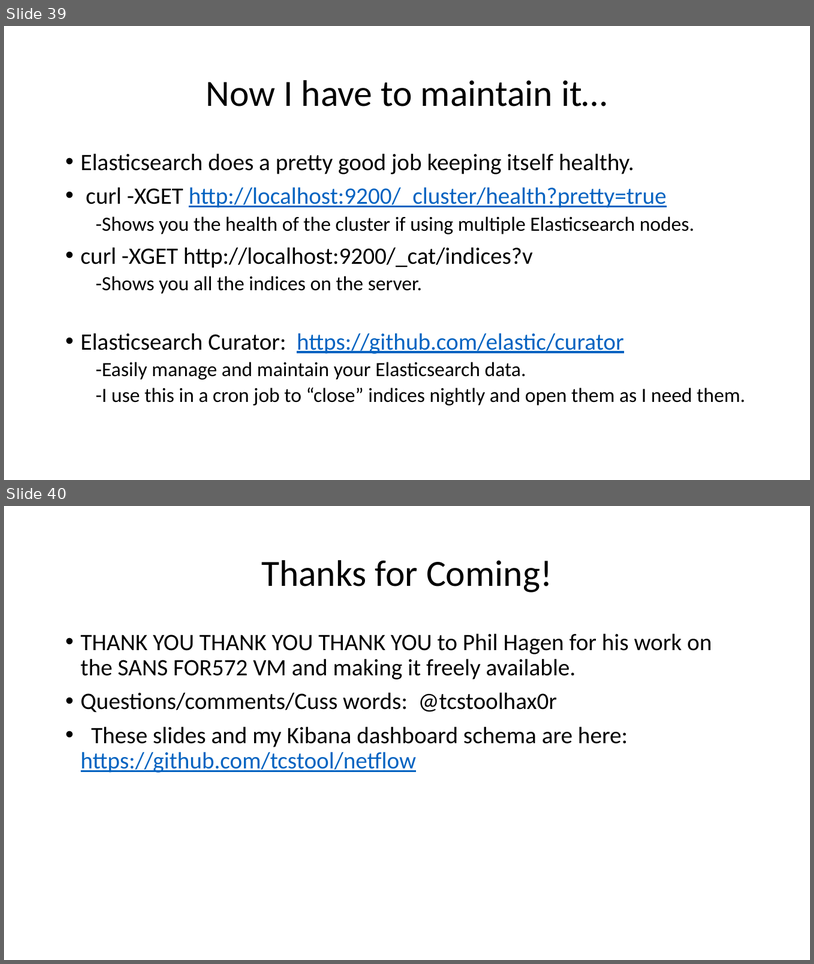
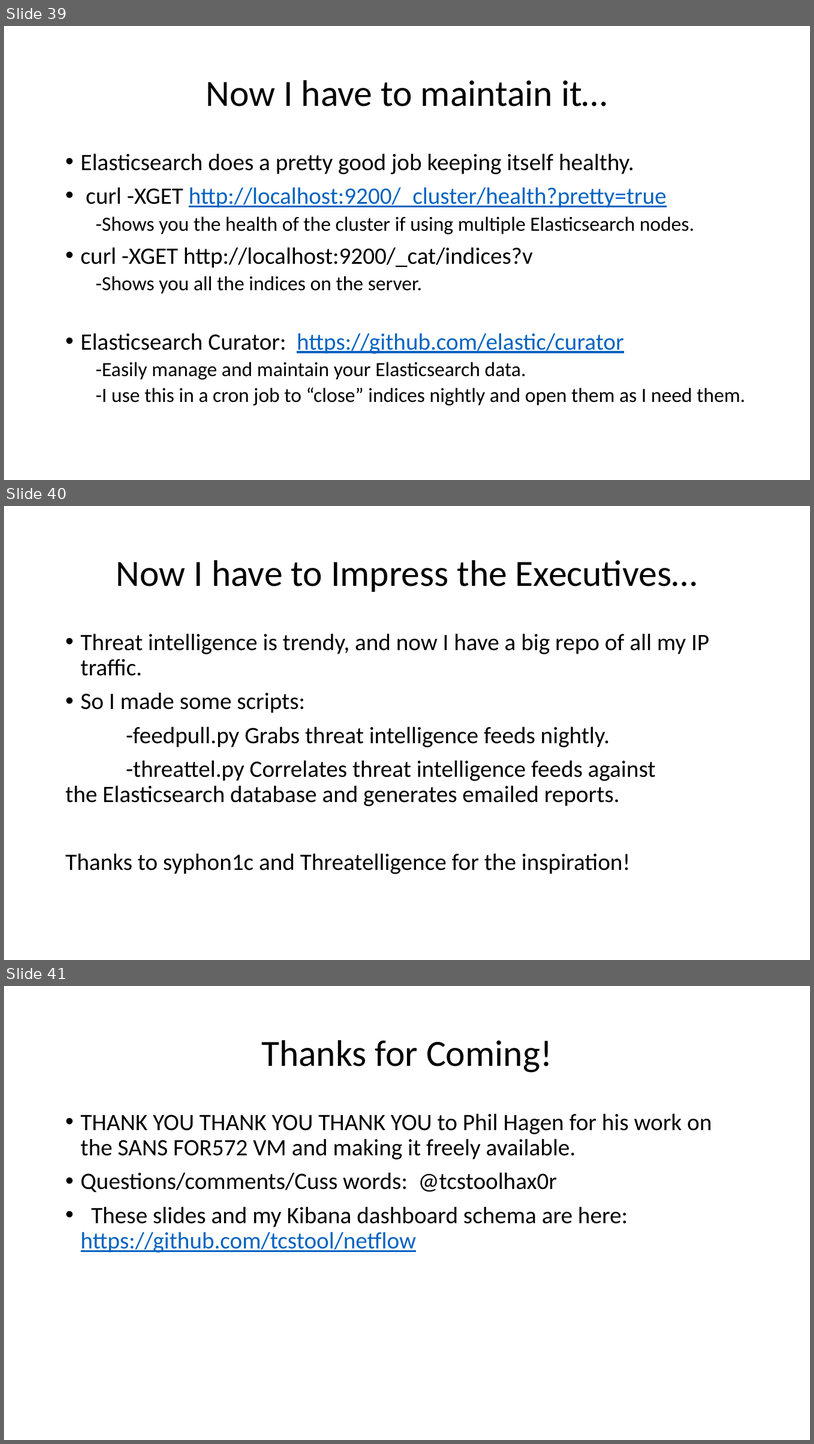
Before and after one commit to tcstool/Netflow, a slide deck: B-Sides Knoxville 2015 deck.pptx. Shown one above the other, each under a label of ours: slides 39 and 40 before the commit, slides 39, 40 and 41 after it. The pictures are 814x964 and 814x1444 pixels, drawn with LibreOffice and Linux fonts; fonts in the diff are those of the drawing. Boxes give left, top, right and bottom in pixels: in the first picture for what was removed or moved away, otherwise in the second. Text is boxed around its words. In the diff, an @@ line names an element or a change of style, - is before the commit and + after.

Commit message:
Added threat intel scripts and slide

```diff
--- a/B-Sides Knoxville 2015 deck.pptx
+++ b/B-Sides Knoxville 2015 deck.pptx
@@ slide 40 added at [4,506,810,960], background #FFFFFF @@
@@ title added at [116,560,698,592], 44 pt, text #000000 @@
+Now I have to Impress the Executives…
@@ text added at [65,633,710,874], 28 pt, text #000000 @@
+• Threat intelligence is trendy, and now I have a big repo of all my IP traffic.
+• So I made some scripts:
+-feedpull.py Grabs threat intelligence feeds nightly.
+-threattel.py Correlates threat intelligence feeds against the Elasticsearch database and generates emailed reports.
+Thanks to syphon1c and Threatelligence for the inspiration!
@@ what was slide 40 is now slide 41 @@
```
Also in this commit, not shown: 2 other files.
